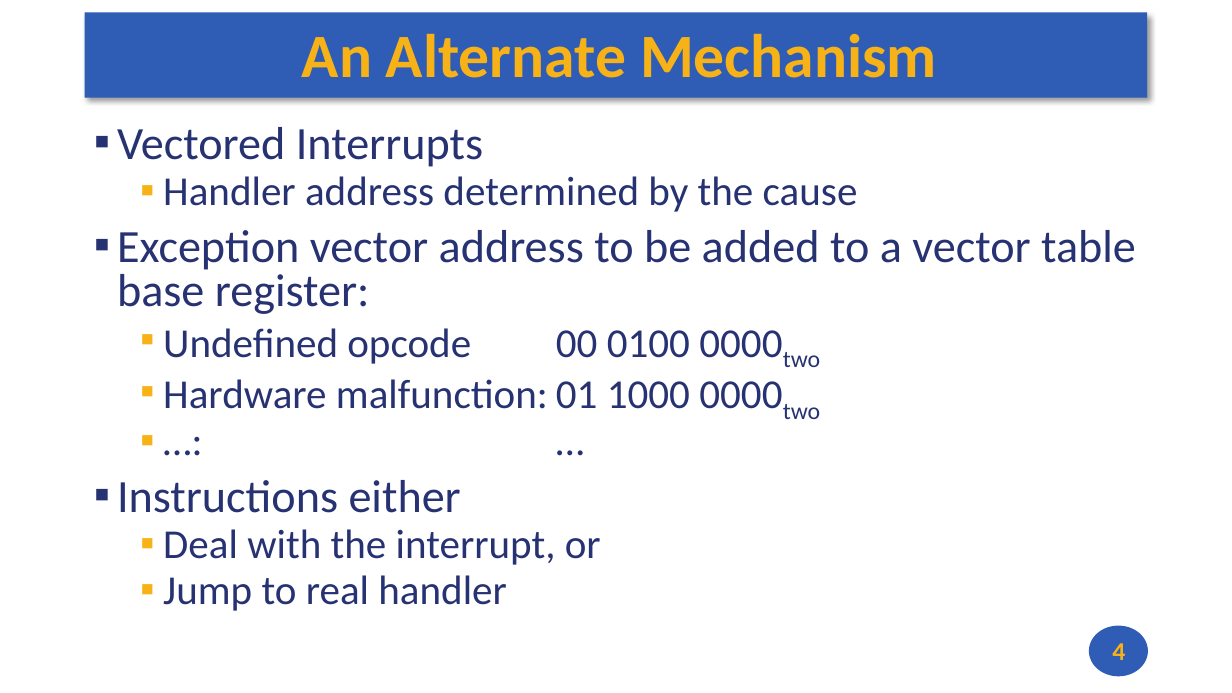
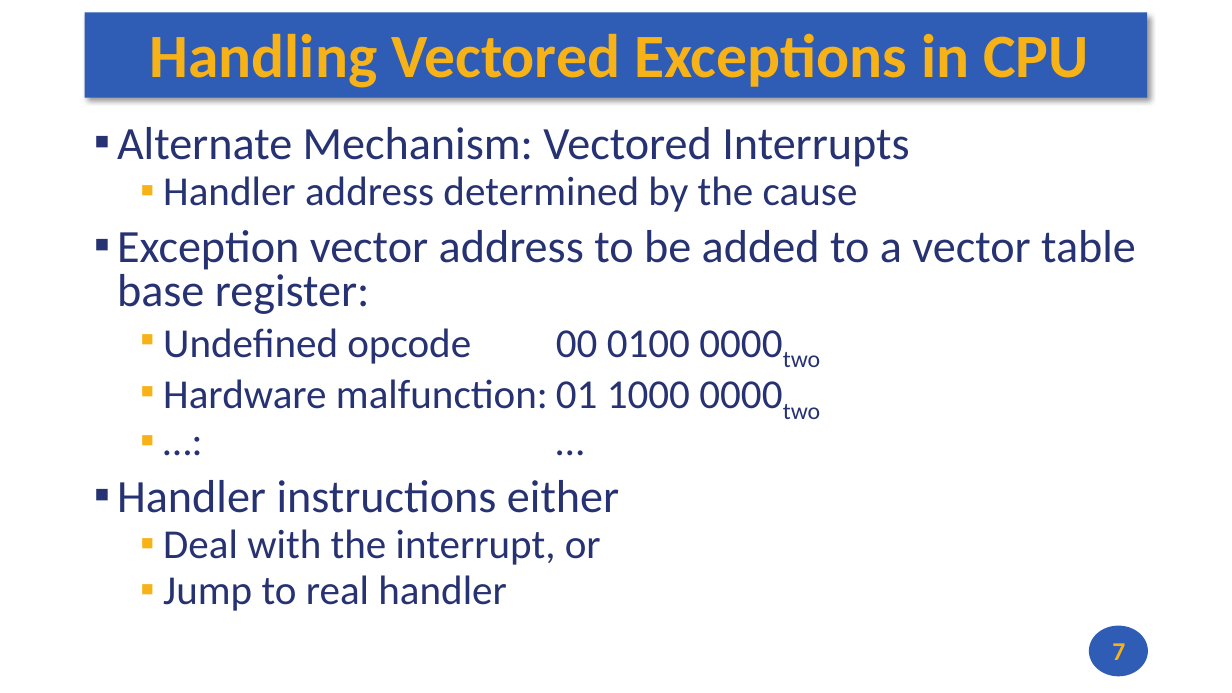
Before and after one commit to andrewt0301/hse-acos-course, a slide deck: slide 7 of docs/part1ca/10_Exceptions/CA_Lecture_10.pptx (slide 4 before the commit). Drawn at 1232x693 pixels with LibreOffice and Linux fonts; fonts in the diff are those of the drawing. Boxes give left, top, right and bottom in pixels: in the first picture for what was removed or moved away, otherwise in the second. Text is boxed around its words. In the diff, an @@ line names an element or a change of style, - is before the commit and + after.

```diff
--- a/docs/part1ca/10_Exceptions/CA_Lecture_10.pptx
+++ b/docs/part1ca/10_Exceptions/CA_Lecture_10.pptx
@@ title at (150,33,1088,88): text changed @@
-An Alternate Mechanism
+Handling Vectored Exceptions in CPU
@@ text at (117,127,909,167): text changed @@
-▪ Vectored Interrupts
+▪ Alternate Mechanism: Vectored Interrupts
@@ text at (117,480,619,513): text changed @@
-▪ Instructions either
+▪ Handler instructions either
@@ page number at (1112,643,1125,660): text changed @@
-4
+7
```
Also in this commit, not shown: 4 other slides changed, 4 slides added, 13 slides removed, 2 other files.
